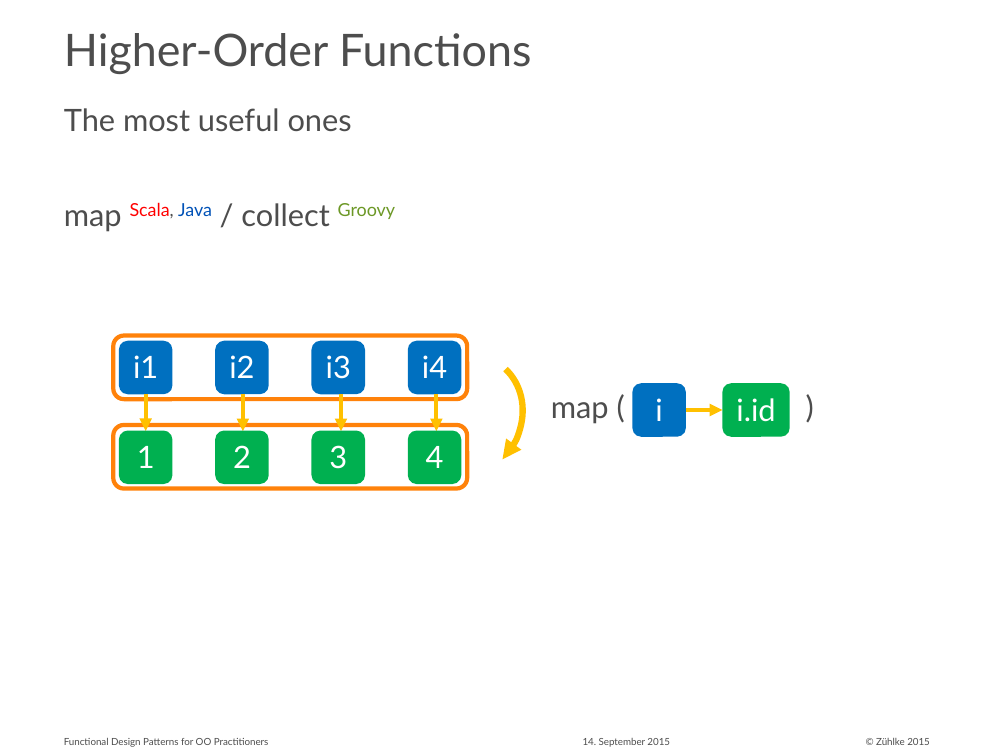
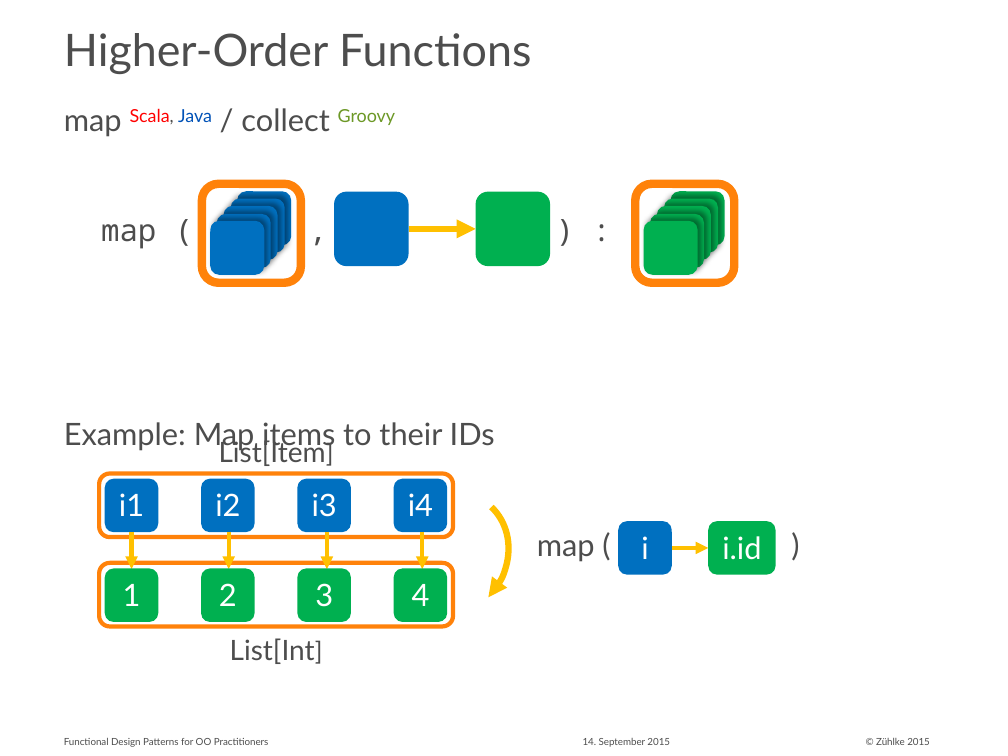
Before and after one commit to aax/zdays-fp-patterns, a slide deck: slide 11 of Functional Design Patterns for OO Practitioners.pptx. Drawn at 1008x756 pixels with LibreOffice and Linux fonts; fonts in the diff are those of the drawing. Boxes give left, top, right and bottom in pixels: in the first picture for what was removed or moved away, otherwise in the second. Text is boxed around its words. In the diff, an @@ line names an element or a change of style, - is before the commit and + after.

```diff
--- a/Functional Design Patterns for OO Practitioners.pptx
+++ b/Functional Design Patterns for OO Practitioners.pptx
@@ text at (64,108,395,137): text changed @@
-The most useful ones
+map Scala, Java / collect Groovy
@@ group added at (101,183,734,282): 14 rounded rectangles, 1 arrow, 1 text @@
+map ( , ) :
@@ text at (64,422,495,451): text changed @@
-map Scala, Java / collect Groovy
+Example: Map items to their IDs
@@ text added at (219,438,326,466), 20 pt, text #4D4D4D @@
+List[Item]
@@ rounded rectangle: place and size @@
-rounded rectangle at (113,425,467,489)
+rounded rectangle at (99,562,453,626)
@@ 11 texts, 11 rounded rectangles, 5 arrows, 1 arc (boxed as its full ellipse): place and size @@
-11 texts, 11 rounded rectangles, 5 arrows, 1 arc (boxed as its full ellipse) at (113,328,790,509)
+11 texts, 11 rounded rectangles, 5 arrows, 1 arc (boxed as its full ellipse) at (99,466,776,647)
@@ text added at (230,638,315,664), 20 pt, text #4D4D4D @@
+List[Int]
```
Also in this commit, not shown: 9 other slides changed, 3 slides added.
